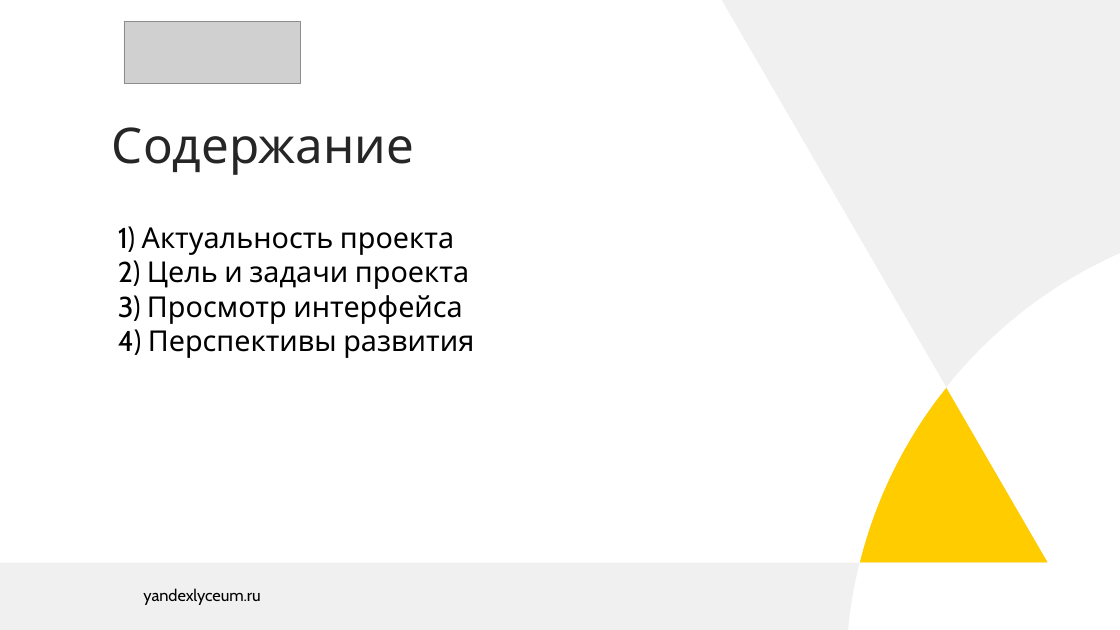
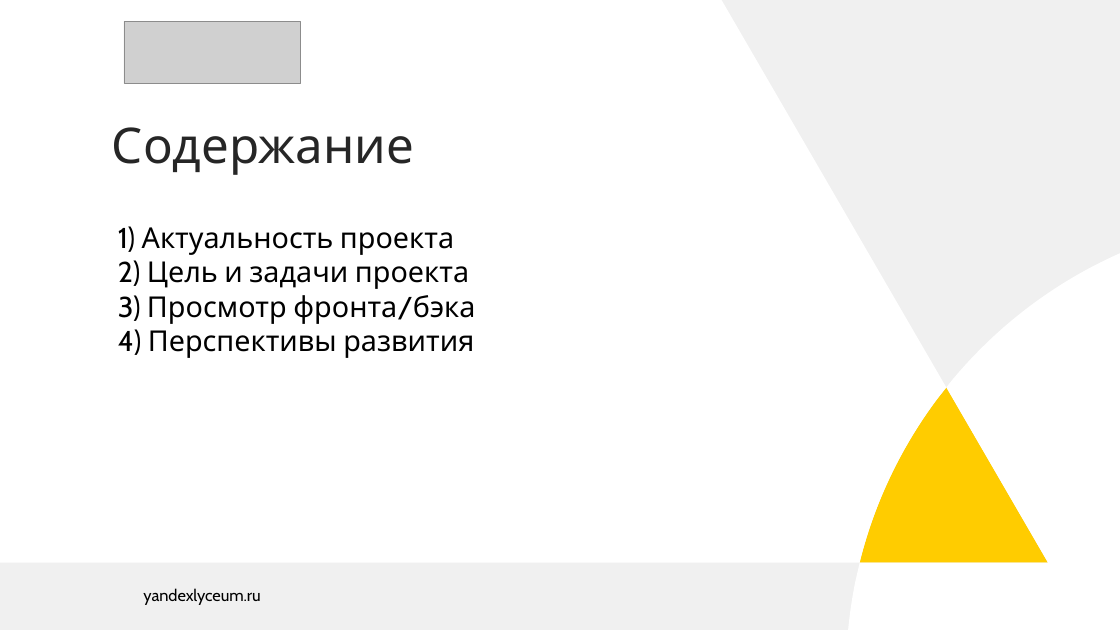
Before and after one commit to RadmirRamazanov/AreteLMS, a slide deck: slide 2 of docs/Presentation.pptx. Drawn at 1120x630 pixels with LibreOffice and Linux fonts; fonts in the diff are those of the drawing; grey boxes stand for pictures. Boxes give left, top, right and bottom in pixels: in the first picture for what was removed or moved away, otherwise in the second. Text is boxed around its words. In the diff, an @@ line names an element or a change of style, - is before the commit and + after.

```diff
--- a/docs/Presentation.pptx
+++ b/docs/Presentation.pptx
@@ text at [118, 295, 475, 324]: text changed @@
-3) Просмотр интерфейса
+3) Просмотр фронта/бэка
```
Also in this commit, not shown: 2 other slides changed, 1 slide added, 1 slide removed, 16 other files.
